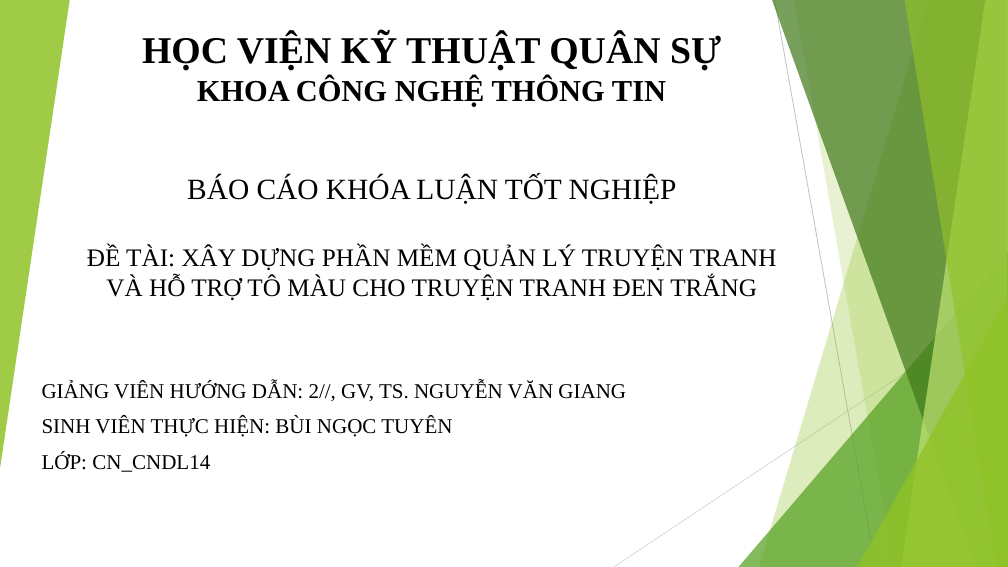
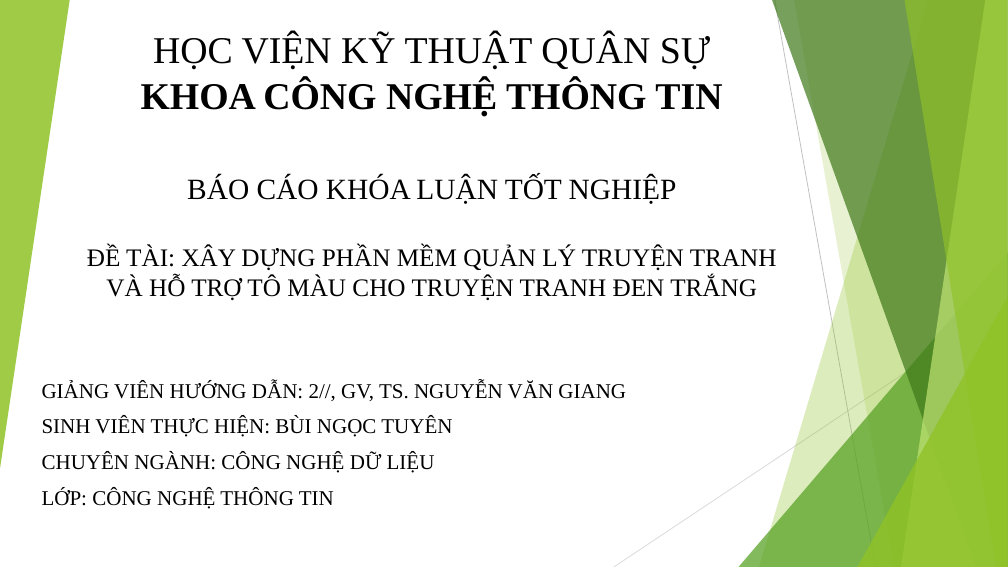
Before and after one commit to NgocTuyen10/shopping-cart, a slide deck: slide 1 of kltn_bui_ngoc_tuyen.pptx. Drawn at 1008x567 pixels with LibreOffice and Linux fonts; fonts in the diff are those of the drawing. Boxes give left, top, right and bottom in pixels: in the first picture for what was removed or moved away, otherwise in the second. Text is boxed around its words. In the diff, an @@ line names an element or a change of style, - is before the commit and + after.

```diff
--- a/kltn_bui_ngoc_tuyen.pptx
+++ b/kltn_bui_ngoc_tuyen.pptx
@@ text "HỌC VIỆN KỸ THUẬT QUÂN ..." at bbox=[141, 34, 722, 117]: bold off in "HỌC VIỆN KỸ THUẬT QUÂN SỰ"; size 29 to 36 pt in "KHOA CÔNG NGHỆ THÔNG TIN" @@
@@ subtitle at bbox=[42, 453, 435, 509]: text changed @@
-LỚP: CN_CNDL14
+CHUYÊN NGÀNH: CÔNG NGHỆ DỮ LIỆU
+LỚP: CÔNG NGHỆ THÔNG TIN
```
Also in this commit, not shown: 2 other slides changed, 1 slide added, 1 other file.
